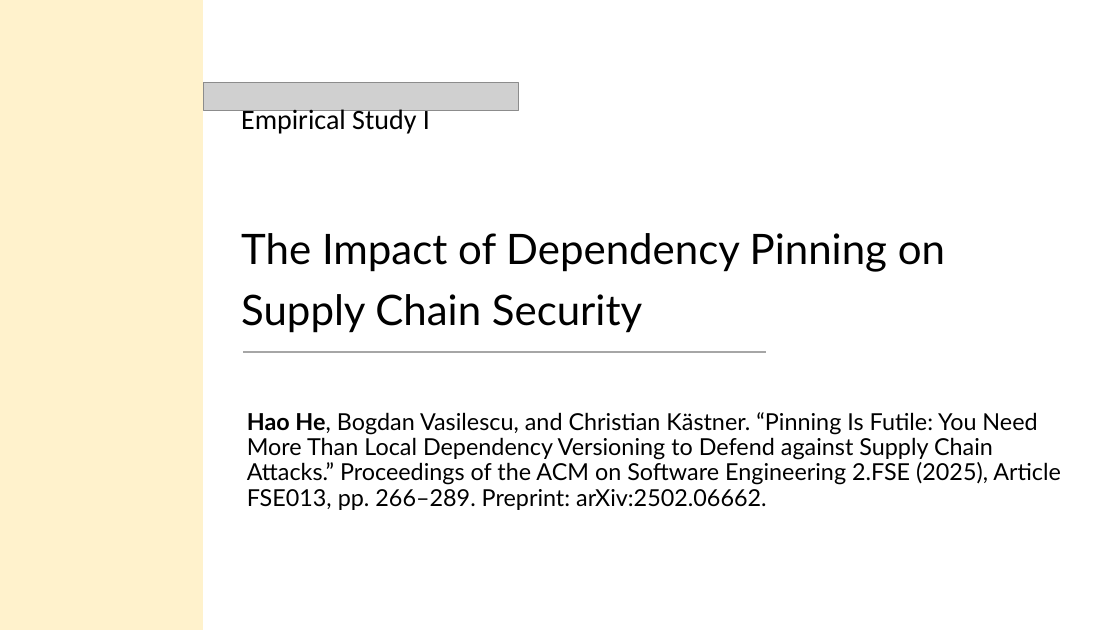
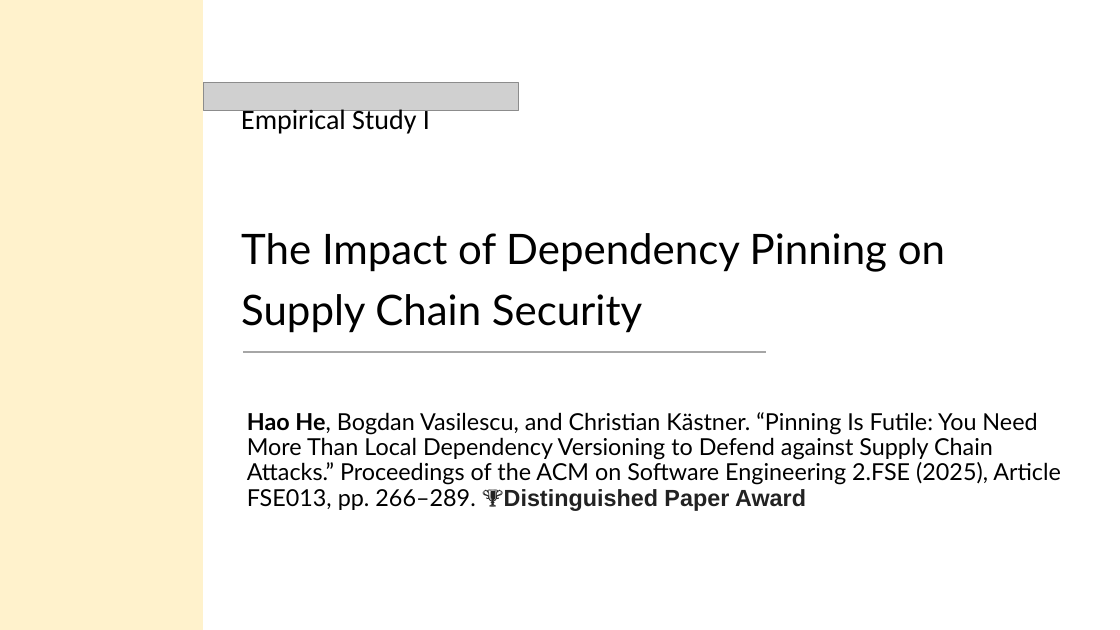
Before and after one commit to hehao98/Thesis, a slide deck: slide 20 of 2026.09.21-Thesis Defense.pptx (slide 19 before the commit). Drawn at 1120x630 pixels with LibreOffice and Linux fonts; fonts in the diff are those of the drawing; grey boxes stand for pictures. Boxes give left, top, right and bottom in pixels: in the first picture for what was removed or moved away, otherwise in the second. Text is boxed around its words. In the diff, an @@ line names an element or a change of style, - is before the commit and + after.

```diff
--- a/2026.09.21-Thesis Defense.pptx
+++ b/2026.09.21-Thesis Defense.pptx
@@ subtitle at (x1=247, y1=412, x2=1061, y2=511): text changed @@
-Hao He, Bogdan Vasilescu, and Christian Kästner. “Pinning Is Futile: You Need More Than Local Dependency Versioning to Defend against Supply Chain Attacks.” Proceedings of the ACM on Software Engineering 2.FSE (2025), Article FSE013, pp. 266–289. Preprint: arXiv:2502.06662.
+Hao He, Bogdan Vasilescu, and Christian Kästner. “Pinning Is Futile: You Need More Than Local Dependency Versioning to Defend against Supply Chain Attacks.” Proceedings of the ACM on Software Engineering 2.FSE (2025), Article FSE013, pp. 266–289. 🏆Distinguished Paper Award
```
Also in this commit, not shown: 9 other slides changed, 15 slides added, 5 slides removed.
